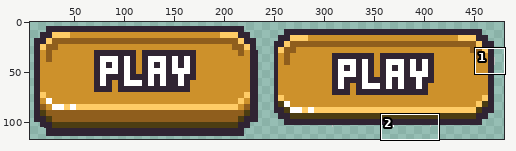
Edited in one commit: sprite sheet (public/images/play.png). The picture above shows the old version from afar; the outline marks the close-up.
Close-up. Before the commit:
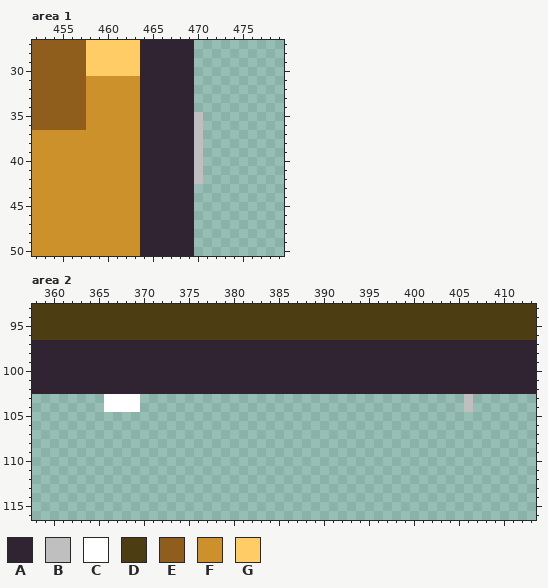
The file is 485x117 pixels. Shown: area 1: x 452..479, y 27..50; area 2: x 358..413, y 93..116. The wide view leaves out empty margins. The commit also changed other parts of the picture, which this record leaves out.
Palette (. is transparent): A #302433  B #bfbfbf  C #ffffff  D #4c3d12  E #8f5e1d  F #cd912b  G #ffcc66
Pixels before, area 1, first column x 452:
27 EEEEEEGGGGGGAAAAAA.
28 EEEEEEGGGGGGAAAAAA.
29 EEEEEEGGGGGGAAAAAA.
30 EEEEEEGGGGGGAAAAAA.
31 EEEEEEFFFFFFAAAAAA.
32 EEEEEEFFFFFFAAAAAA.
33 EEEEEEFFFFFFAAAAAA.
34 EEEEEEFFFFFFAAAAAA.
35 EEEEEEFFFFFFAAAAAAB
36 EEEEEEFFFFFFAAAAAAB
37 FFFFFFFFFFFFAAAAAAB
38 FFFFFFFFFFFFAAAAAAB
39 FFFFFFFFFFFFAAAAAAB
40 FFFFFFFFFFFFAAAAAAB
41 FFFFFFFFFFFFAAAAAAB
42 FFFFFFFFFFFFAAAAAAB
43 FFFFFFFFFFFFAAAAAA.
44 FFFFFFFFFFFFAAAAAA.
45 FFFFFFFFFFFFAAAAAA.
46 FFFFFFFFFFFFAAAAAA.
47 FFFFFFFFFFFFAAAAAA.
48 FFFFFFFFFFFFAAAAAA.
49 FFFFFFFFFFFFAAAAAA.
50 FFFFFFFFFFFFAAAAAA.
Pixels before, area 2, first column x 358:
 93 DDDDDDDDDDDDDDDDDDDDDDDDDDDDDDDDDDDDDDDDDDDDDDDDDDDDDDDD
 94 DDDDDDDDDDDDDDDDDDDDDDDDDDDDDDDDDDDDDDDDDDDDDDDDDDDDDDDD
 95 DDDDDDDDDDDDDDDDDDDDDDDDDDDDDDDDDDDDDDDDDDDDDDDDDDDDDDDD
 96 DDDDDDDDDDDDDDDDDDDDDDDDDDDDDDDDDDDDDDDDDDDDDDDDDDDDDDDD
 97 AAAAAAAAAAAAAAAAAAAAAAAAAAAAAAAAAAAAAAAAAAAAAAAAAAAAAAAA
 98 AAAAAAAAAAAAAAAAAAAAAAAAAAAAAAAAAAAAAAAAAAAAAAAAAAAAAAAA
 99 AAAAAAAAAAAAAAAAAAAAAAAAAAAAAAAAAAAAAAAAAAAAAAAAAAAAAAAA
100 AAAAAAAAAAAAAAAAAAAAAAAAAAAAAAAAAAAAAAAAAAAAAAAAAAAAAAAA
101 AAAAAAAAAAAAAAAAAAAAAAAAAAAAAAAAAAAAAAAAAAAAAAAAAAAAAAAA
102 AAAAAAAAAAAAAAAAAAAAAAAAAAAAAAAAAAAAAAAAAAAAAAAAAAAAAAAA
103 ........CCCC....................................B.......
104 ........CCCC....................................B.......
The same view after the edit:
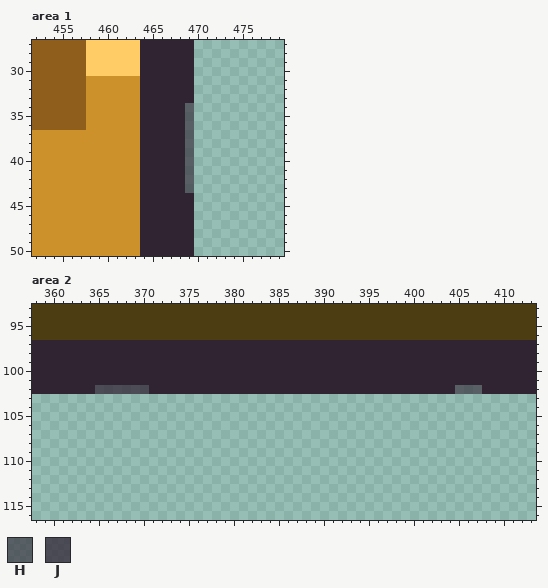
Colours new in this view: H #3024339b  J #302433bc
Change:
{"where": "area 1"}
{"y":34,"x":469,"old":"A","new":"H"}
{"y":35,"x":469,"old":"AB","new":"H."}
{"y":36,"x":469,"old":"AB","new":"H."}
{"y":37,"x":469,"old":"AB","new":"H."}
{"y":38,"x":469,"old":"AB","new":"H."}
{"y":39,"x":469,"old":"AB","new":"H."}
{"y":40,"x":469,"old":"AB","new":"H."}
{"y":41,"x":469,"old":"AB","new":"H."}
{"y":42,"x":469,"old":"AB","new":"H."}
{"y":43,"x":469,"old":"A","new":"H"}
{"where": "area 2"}
{"y":102,"x":365,"old":"AAAAAA","new":"JJJJJJ"}
{"y":102,"x":405,"old":"AAA","new":"HHH"}
{"y":103,"x":366,"old":"CCCC","new":"...."}
{"y":103,"x":406,"old":"B","new":"."}
{"y":104,"x":366,"old":"CCCC","new":"...."}
{"y":104,"x":406,"old":"B","new":"."}
